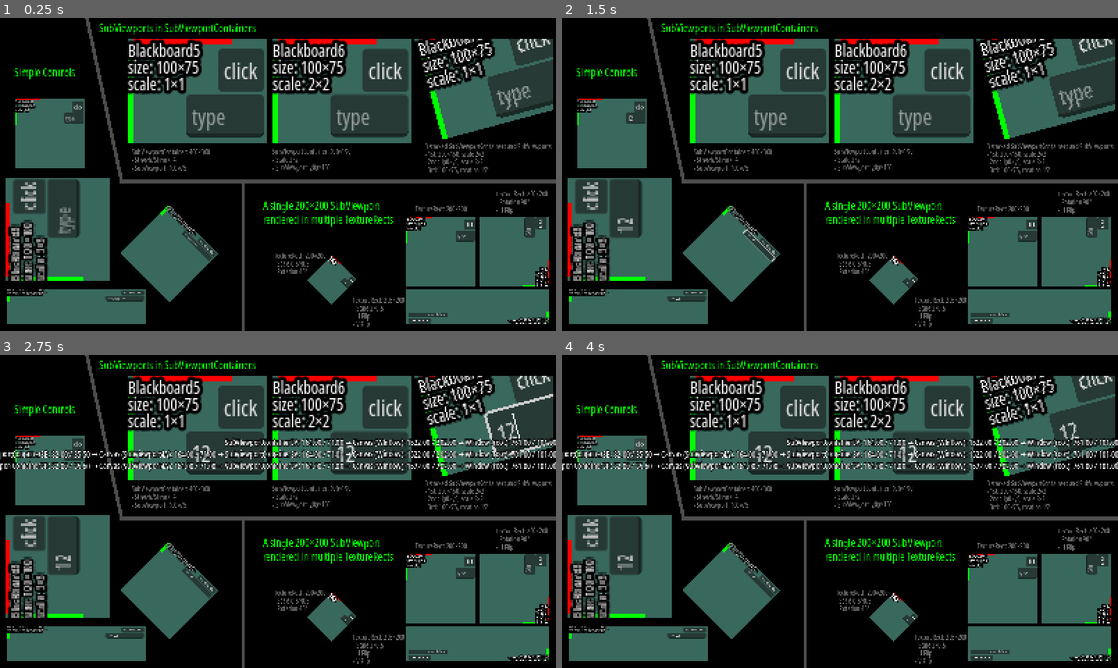
Above: before the commit, frames 1-4 (two rows, left to right).
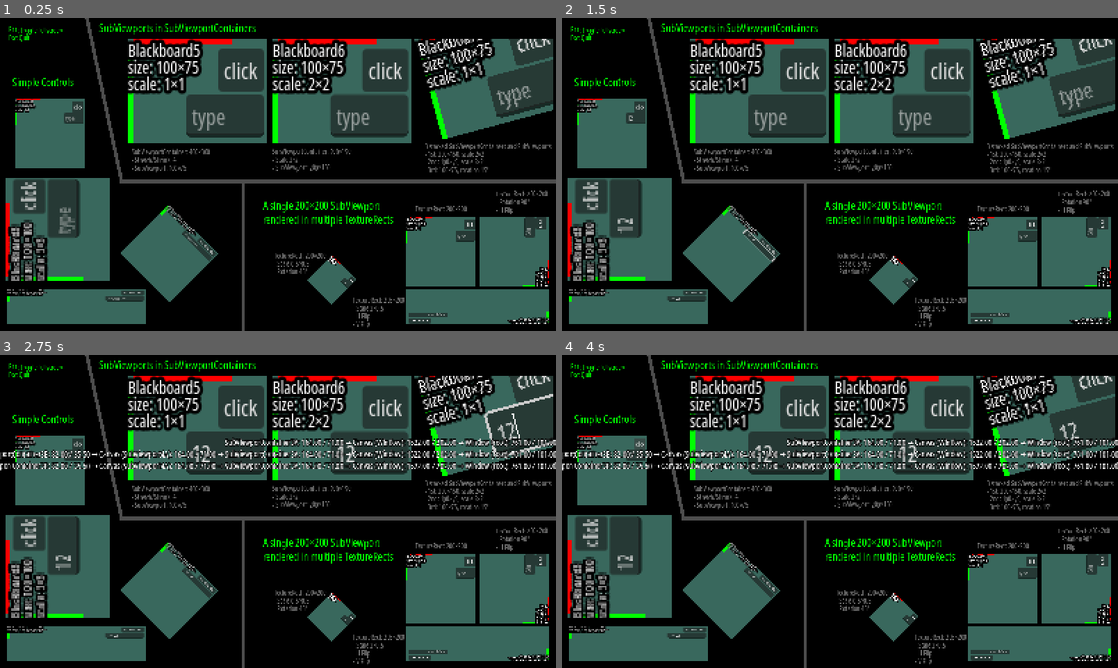
Above: after the commit, the same moments.

Repository: Toxe/godot-coordinate-systems
Game: Godot game, scene res://scenes/main.tscn
Two runs of this game, one before a commit and one after it. Both use one fixed random seed, a clock stepped at 60 frames per second and the inputs below.
Inputs (mouse positions are in pixels of both pictures, inside the frame that each line leads up to):
- Up to frame 1 (0.25 s): no input
- Up to frame 2 (1.5 s): click (634, 118) at 0.52 s; type "12" at 0.6 s; click (684, 299) at 0.75 s; type "12" at 0.83 s; click (623, 208) at 0.98 s; type "12" at 1.07 s; click (756, 246) at 1.27 s; type "12" at 1.35 s
- Up to frame 3 (2.75 s): click (227, 452) at 1.5 s; type "12" at 1.58 s; click (366, 452) at 1.73 s; type "12" at 1.82 s; click (528, 423) at 2.02 s; type "12" at 2.1 s
- Up to frame 4 (4 s): click "click" at 2.75 s; click "click" at 3.5 s

The runs differ from the first frame. In frame 1, 0.4% of the frame differs, in the area x 1-14%, y 2-23%; in frame 2, 0.4%; in frame 3, 0.4%; in frame 4, 0.4%.

Commit message:
Add hotkeys for fullscreen and quit

Diff:
--- a/CoordinateSystems/project.godot
+++ b/CoordinateSystems/project.godot
@@ -42,6 +42,19 @@
 
 theme/custom="uid://cmfpnfk6hasji"
 
+[input]
+
+toggle_fullscreen={
+"deadzone": 0.2,
+"events": [Object(InputEventKey,"resource_local_to_scene":false,"resource_name":"","device":-1,"window_id":0,"alt_pressed":false,"shift_pressed":false,"ctrl_pressed":false,"meta_pressed":false,"pressed":false,"keycode":0,"physical_keycode":4194342,"key_label":0,"unicode":0,"location":0,"echo":false,"script":null)
+]
+}
+quit={
+"deadzone": 0.2,
+"events": [Object(InputEventKey,"resource_local_to_scene":false,"resource_name":"","device":-1,"window_id":0,"alt_pressed":false,"shift_pressed":false,"ctrl_pressed":false,"meta_pressed":false,"pressed":false,"keycode":0,"physical_keycode":4194305,"key_label":0,"unicode":0,"location":0,"echo":false,"script":null)
+]
+}
+
 [rendering]
 
 textures/canvas_textures/default_texture_filter=0
--- /dev/null
+++ b/CoordinateSystems/scenes/main.gd
@@ -0,0 +1,11 @@
+extends Node2D
+
+
+func _unhandled_key_input(event: InputEvent) -> void:
+    if event.is_action_pressed("toggle_fullscreen"):
+        if DisplayServer.window_get_mode() != DisplayServer.WindowMode.WINDOW_MODE_WINDOWED:
+            DisplayServer.window_set_mode(DisplayServer.WindowMode.WINDOW_MODE_WINDOWED)
+        else:
+            DisplayServer.window_set_mode(DisplayServer.WindowMode.WINDOW_MODE_FULLSCREEN)
+    elif event.is_action_pressed("quit"):
+        get_tree().quit()
--- a/CoordinateSystems/scenes/main.tscn
+++ b/CoordinateSystems/scenes/main.tscn
@@ -1,6 +1,7 @@
 [gd_scene format=3 uid="uid://b3aw8x0686vsw"]
 
 [ext_resource type="Script" uid="uid://ch8ltww7obcng" path="res://scenes/gui_mouse_listener.gd" id="1_sugp2"]
+[ext_resource type="Script" uid="uid://cstrdq3aumxkh" path="res://scenes/main.gd" id="1_tbgi4"]
 [ext_resource type="PackedScene" uid="uid://c4acg3uptu08i" path="res://scenes/blackboard.tscn" id="2_0wfyh"]
 [ext_resource type="Script" uid="uid://c0e04nsduwy4q" path="res://scenes/mouse_overlay.gd" id="3_jyhfs"]
 [ext_resource type="Script" uid="uid://mpf8obcsjya7" path="res://scenes/gui_input_forwarder.gd" id="4_jyhfs"]
@@ -8,7 +9,8 @@
 [sub_resource type="ViewportTexture" id="ViewportTexture_sugp2"]
 viewport_path = NodePath("SubViewport3")
 
-[node name="Main" type="Node2D" unique_id=8235168]
+[node name="Main" type="Node2D" unique_id=1034657618]
+script = ExtResource("1_tbgi4")
 
 [node name="Background and Labels" type="Node2D" parent="." unique_id=79359049]
 
@@ -64,10 +66,10 @@
 - V Flip"
 
 [node name="Label6" type="Label" parent="Background and Labels" unique_id=426603918]
-offset_left = 40.0
-offset_top = 133.0
-offset_right = 215.0
-offset_bottom = 178.0
+offset_left = 35.0
+offset_top = 161.0
+offset_right = 210.0
+offset_bottom = 206.0
 theme_override_colors/font_color = Color(0, 1, 0, 1)
 theme_override_font_sizes/font_size = 32
 text = "Simple Controls"
@@ -109,6 +111,15 @@
 - 1st: 200×150, scale 2×2
 - 2nd: 100×75, scale 2×2
 - 3rd: 100×75, rotation 15°"
+
+[node name="Label11" type="Label" parent="Background and Labels" unique_id=1981583802]
+offset_left = 25.0
+offset_top = 20.0
+offset_right = 179.0
+offset_bottom = 71.0
+theme_override_colors/font_color = Color(0, 1, 0, 1)
+text = "F11: Toggle Fullscreen
+Esc: Quit"
 
 [node name="Line2D" type="Line2D" parent="Background and Labels" unique_id=649153884]
 points = PackedVector2Array(250, 0, 350, 470, 700, 470, 700, 900, 700, 470, 1600, 470)
Not shown, added: CoordinateSystems/scenes/main.gd.uid
